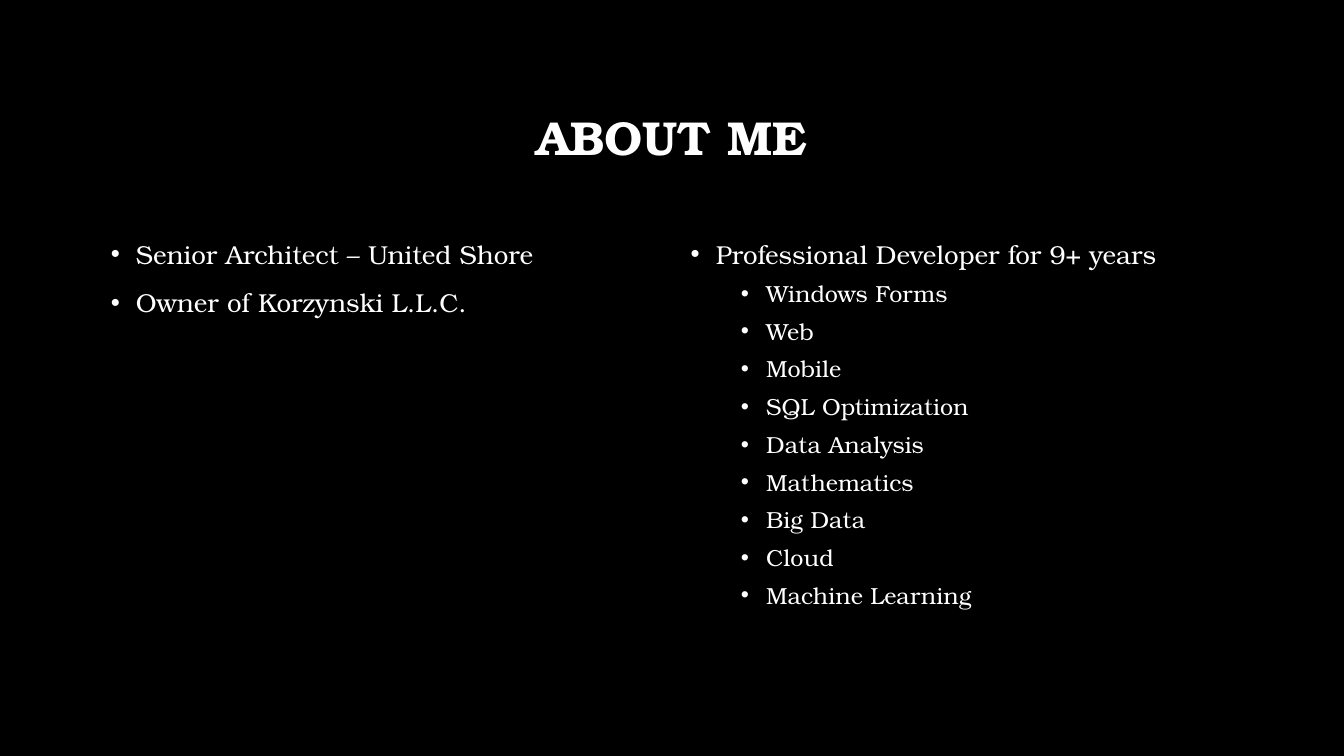
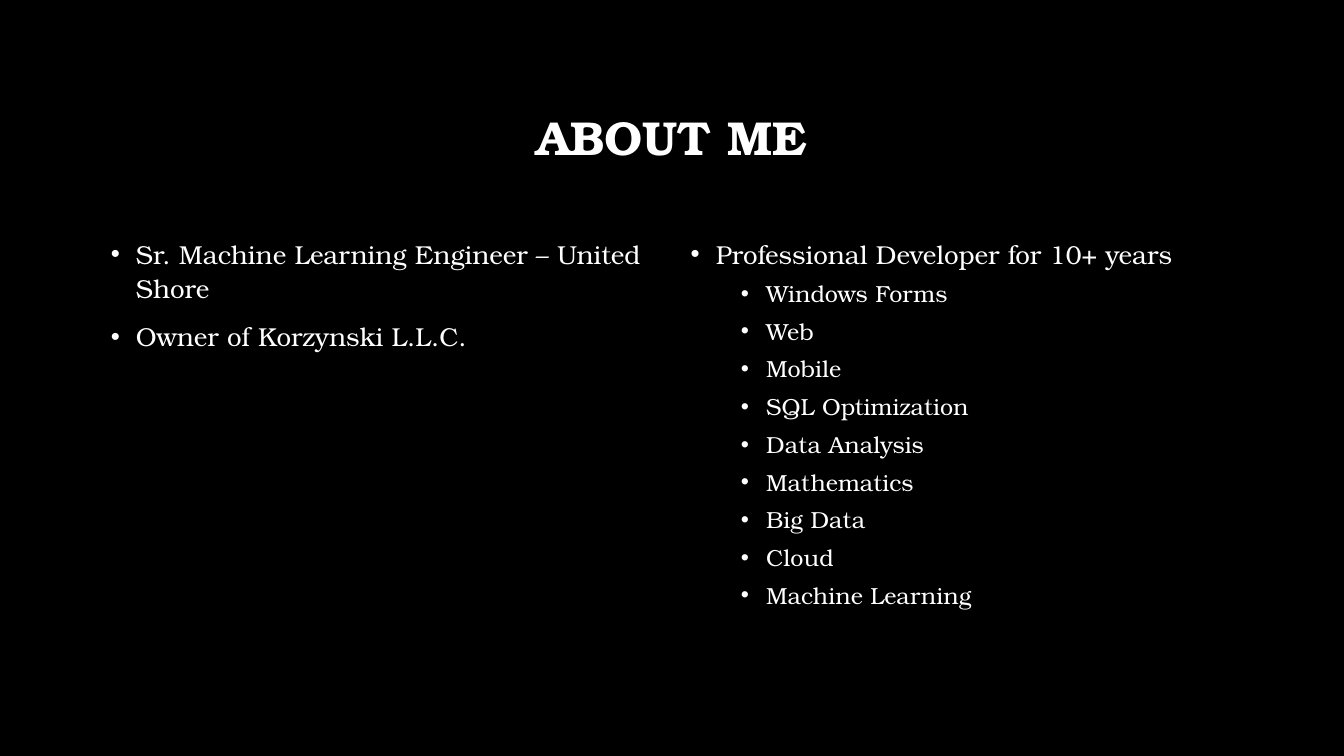
Before and after one commit to korz/SerilogLoggingAllGrownUp, a slide deck: slide 2 of SerilogLoggingAllGrownUp.pptx. Drawn at 1344x756 pixels with LibreOffice and Linux fonts; fonts in the diff are those of the drawing; background and template pictures are left out. Boxes give left, top, right and bottom in pixels: in the first picture for what was removed or moved away, otherwise in the second. Text is boxed around its words. In the diff, an @@ line names an element or a change of style, - is before the commit and + after.

```diff
--- a/SerilogLoggingAllGrownUp.pptx
+++ b/SerilogLoggingAllGrownUp.pptx
@@ text at box(136, 245, 640, 299): text changed @@
-• Senior Architect – United Shore
+• Sr. Machine Learning Engineer – United Shore
@@ text at box(716, 245, 1173, 271): text changed @@
-• Professional Developer for 9+ years
+• Professional Developer for 10+ years
```
Also in this commit, not shown: 1 other slide changed, 2 slides added, 17 other files.
